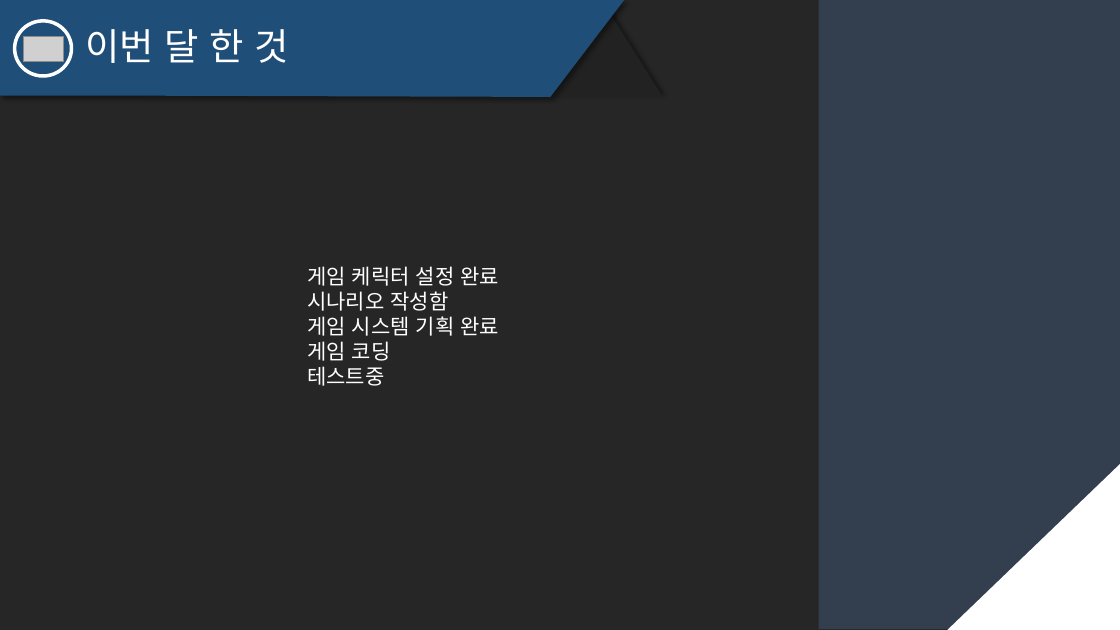
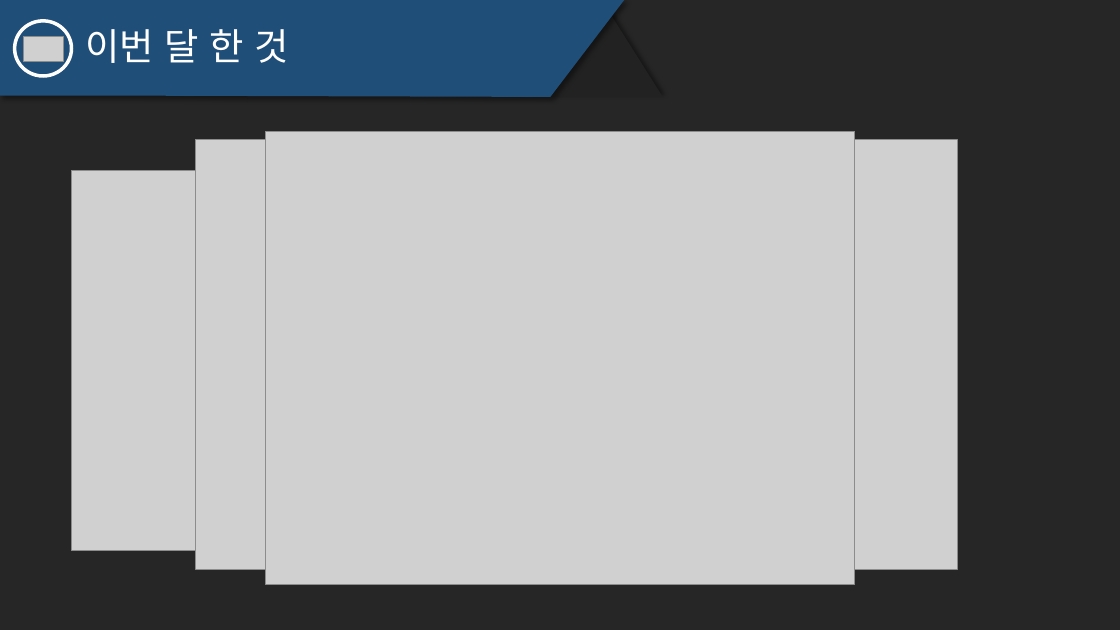
Before and after one commit to JSungMin/MomentFlow05, a slide deck: slide 3 of Documents/소마문서/발표PPT/MomentFlow4차역량강화스터디.pptx (slide 4 before the commit). Drawn at 1120x630 pixels with LibreOffice and Linux fonts; fonts in the diff are those of the drawing; grey boxes stand for pictures. Boxes give left, top, right and bottom in pixels: in the first picture for what was removed or moved away, otherwise in the second. Text is boxed around its words. In the diff, an @@ line names an element or a change of style, - is before the commit and + after.

```diff
--- a/Documents/소마문서/발표PPT/MomentFlow4차역량강화스터디.pptx
+++ b/Documents/소마문서/발표PPT/MomentFlow4차역량강화스터디.pptx
@@ rectangle removed at (x1=818, y1=0, x2=1120, y2=629) @@
@@ picture added at (x1=196, y1=140, x2=958, y2=570) @@
@@ picture added at (x1=266, y1=131, x2=854, y2=585) @@
@@ picture added at (x1=71, y1=171, x2=340, y2=551) @@
@@ text removed at (x1=307, y1=266, x2=499, y2=386) @@
-게임 케릭터 설정 완료
-시나리오 작성함
-게임 시스템 기획 완료
-게임 코딩
-테스트중
@@ right triangle removed at (x1=948, y1=462, x2=1120, y2=630) @@
```
Also in this commit, not shown: 4 other slides changed, 1 slide removed, 21 other files.
